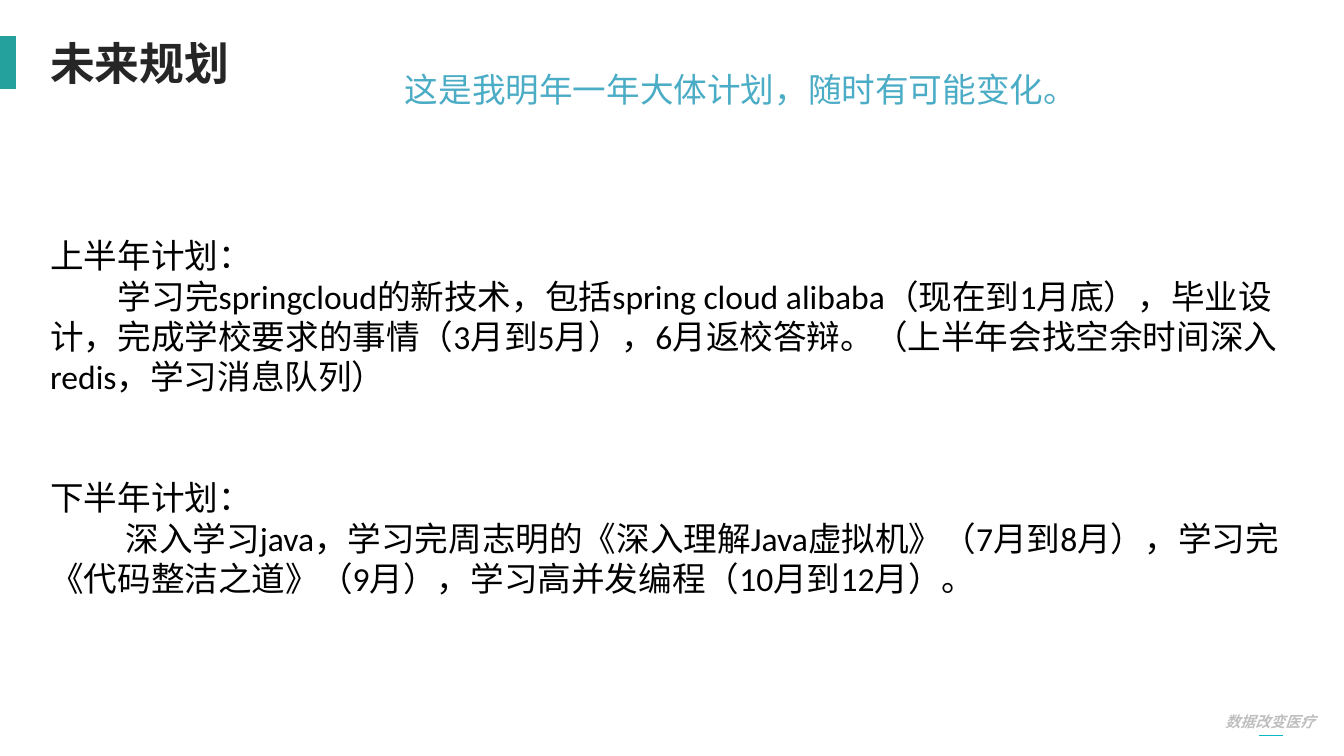
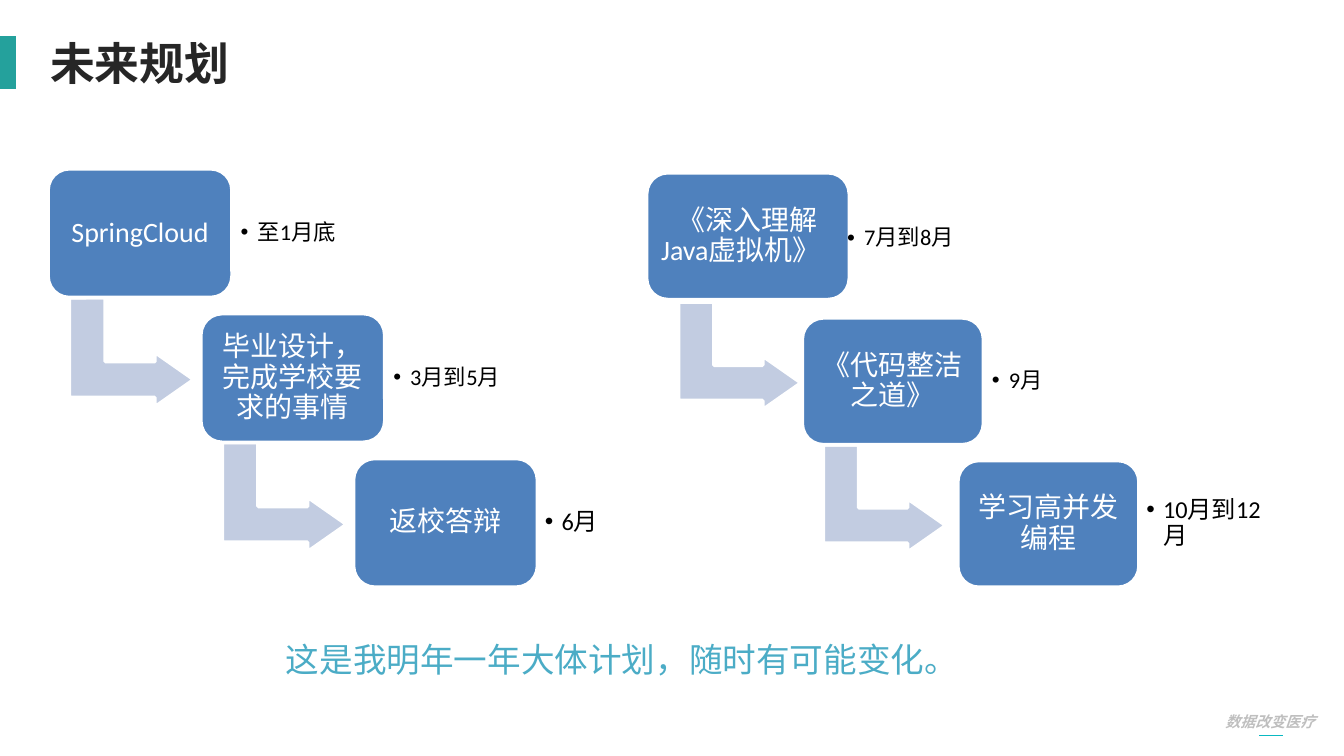
Before and after one commit to Aubwls/dabian, a slide deck: slide 12 of 实习答辩PPT模板-2020.pptx (slide 11 before the commit). Drawn at 1344x756 pixels with LibreOffice and Linux fonts; fonts in the diff are those of the drawing. Boxes give left, top, right and bottom in pixels: in the first picture for what was removed or moved away, otherwise in the second. Text is boxed around its words. In the diff, an @@ line names an element or a change of style, - is before the commit and + after.

```diff
--- a/实习答辩PPT模板-2020.pptx
+++ b/实习答辩PPT模板-2020.pptx
@@ text removed at [50, 239, 1278, 595] @@
-上半年计划：
-学习完springcloud的新技术，包括spring cloud alibaba（现在到1月底），毕业设计，完成学校要求的事情（3月到5月），6月返校答辩。（上半年会找空余时间深入redis，学习消息队列）
-下半年计划：
-深入学习java，学习完周志明的《深入理解Java虚拟机》（7月到8月），学习完《代码整洁之道》（9月），学习高并发编程（10月到12月）。
@@ group added at [646, 172, 1271, 587]: 6 texts, 3 rounded rectangles, 2 bent up arrows @@
+《深入理解Java虚拟机》
+  • 7月到8月
+《代码整洁之道》
+  • 9月
+学习高并发编程
+  • 10月到12月
@@ group added at [48, 169, 599, 587]: 6 texts, 3 rounded rectangles, 2 bent up arrows @@
+SpringCloud
+  • 至1月底
+毕业设计，完成学校要求的事情
+  • 3月到5月
+返校答辩
+  • 6月
@@ text "这是我明年一年大体计划，随时有可能变化。": place and size @@
-text "这是我明年一年大体计划，随时有可能变化。" at [405, 73, 1077, 106]
+text "这是我明年一年大体计划，随时有可能变化。" at [286, 643, 958, 676]
```
Also in this commit, not shown: 5 other slides changed, 1 slide added, 1 other file.
